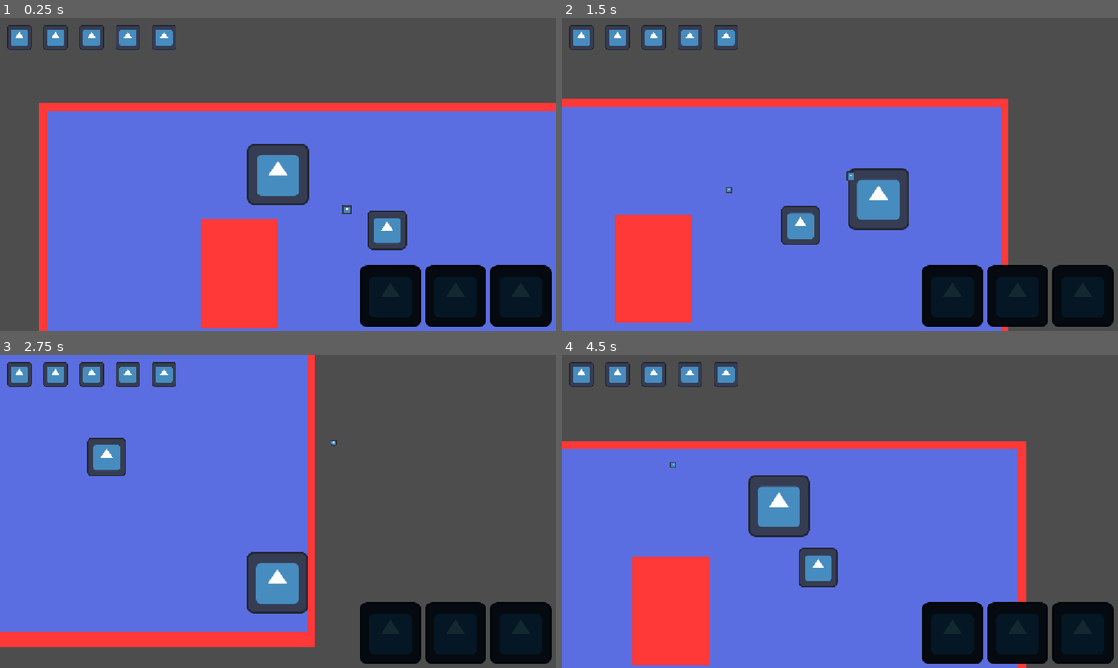
Above: before the commit, frames 1-4 (two rows, left to right).
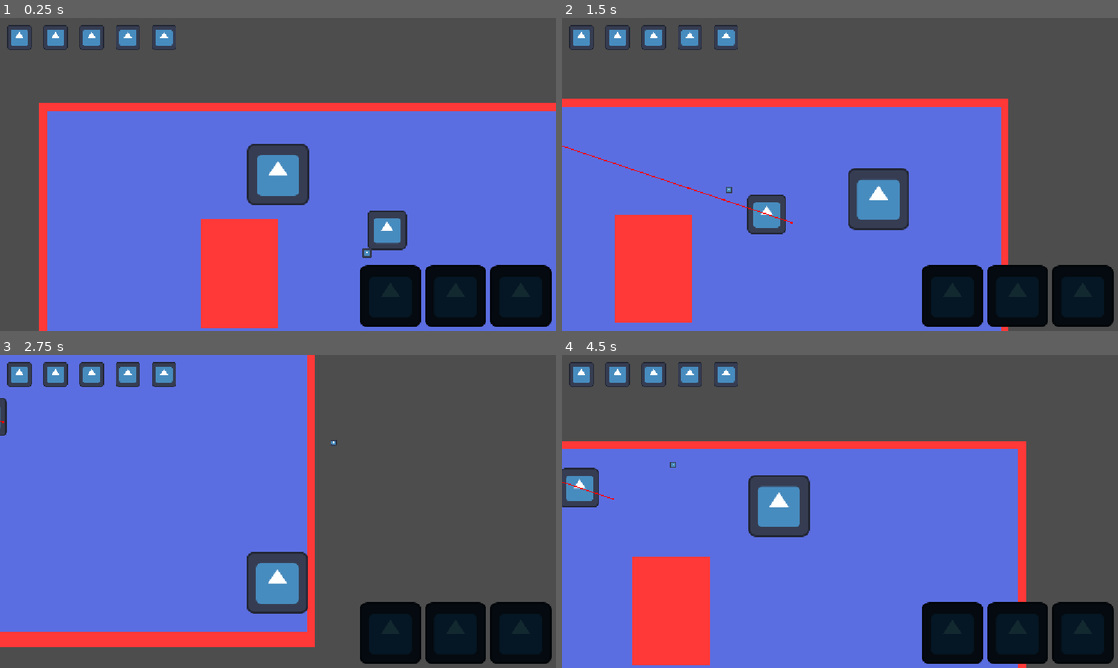
Above: after the commit, the same moments.

Repository: icarus-child/ASJ2026
Game: Godot game, scene res://main.tscn
Same seed, same stepped clock (60 frames per second), same inputs: the game is played once before the commit and once after it. The engine's default icon, where the game draws it, is replaced by a stand-in: a white triangle on a blue panel in a dark square.
Inputs (mouse positions are in pixels of both pictures, inside the frame that each line leads up to):
- Up to frame 1 (0.25 s): no input
- Up to frame 2 (1.5 s): move the mouse to (962, 158) at 0.52 s; hold D (move_right) 0.53-1.28 s; hold Space (parry) 0.53-1.28 s; move the mouse to (728, 190) at 1.27 s; hold S (move_down) from 1.28 s (still down); click (728, 190) at 1.35 s
- Up to frame 3 (2.75 s): move the mouse to (333, 442) at 2.02 s; release S (move_down) at 2.03 s; hold D (move_right) from 2.03 s (still down); tap Middle mouse button (spell_2) at 2.1 s
- Up to frame 4 (4.5 s): move the mouse to (812, 574) at 2.77 s; release D (move_right) at 2.78 s; hold W (move_up) 2.78-3.53 s; right-click (812, 574) at 2.85 s; move the mouse to (1006, 558) at 3.52 s; hold Space (parry) 3.53-4.28 s; hold A (move_left) from 3.53 s (still down); move the mouse to (673, 464) at 4.27 s; click (673, 464) at 4.35 s

The runs differ from the first frame. In frame 1, 0.1% of the frame differs, in the area x 61-67%, y 59-77%; in frame 2, 1.8%, in the area x 0-53%, y 40-73%; in frame 3, 1.0%; in frame 4, 1.7%.
Error after the commit: Assertion failed: unexpected collision with TestEnemy (res://enemies/test_projectile.gd:14)

Commit message:
setup godot pathfinding

Diff:
--- a/enemies/test_enemy.gd
+++ b/enemies/test_enemy.gd
@@ -1,4 +1,4 @@
-extends Node2D
+extends CharacterBody2D
 
 # Notes for self
 # When attack off cooldown, calculate optimal attack based on current location
@@ -14,6 +14,8 @@
 
 @export var min_attack_cooldown: float
 @export var max_attack_cooldown: float
+@export var max_speed: float
+@export var acceleration: float
 
 var can_attack: bool = true
 
@@ -22,6 +24,7 @@
 	attacks.map(func(attack: Spell) -> float: return attack.range()).max()
 )
 @onready var player: CharacterBody2D = get_parent().get_node("Player")
+@onready var navigation_agent: NavigationAgent2D = $NavigationAgent2D
 
 
 func _ready() -> void:
@@ -29,10 +32,13 @@
 	attacks.sort_custom(
 		func(a1: Spell, a2: Spell) -> bool: return a1.range() < a2.range()
 	)
+	# TODO: artificially stagger the timers so every enemy doesn't update at the same time
+	($NavigationTargetCooldown as Timer).timeout.connect(_update_navigation_target)
 
 
-func _physics_process(_delta: float) -> void:
-	var distance_to_player := _get_distance_to_player()
+# TODO: enemy attacks should have a startup and recovery time where they don't move
+func _physics_process(delta: float) -> void:
+	var distance_to_player := position.distance_to(player.position)
 	if can_attack and distance_to_player <= max_attack_range:
 		_calculate_optimal_attack(distance_to_player).fire_attack(self , position.direction_to(player.position))
 		var timer := Timer.new()
@@ -42,6 +48,8 @@
 		timer.timeout.connect(func() -> void: can_attack = true)
 		can_attack = false
 		add_child(timer)
+	else:
+		_movement(delta)
 
 
 # calculate shortest range attack that is within the attack range
@@ -51,5 +59,14 @@
 	)]
 
 
-func _get_distance_to_player() -> float:
-	return position.distance_to(player.position)
+func _movement(delta: float) -> void:
+	var direction := position.direction_to(navigation_agent.get_next_path_position())
+	var target_vel: Vector2 = direction * max_speed
+	velocity += (target_vel - velocity).limit_length(acceleration * delta)
+	move_and_slide()
+	velocity = get_real_velocity()
+
+
+func _update_navigation_target() -> void:
+	var target := Vector2.ZERO
+	navigation_agent.target_position = target
--- a/enemies/test_enemy.tscn
+++ b/enemies/test_enemy.tscn
@@ -6,13 +6,15 @@
 [sub_resource type="CircleShape2D" id="CircleShape2D_2bghh"]
 radius = 61.204575
 
-[node name="TestEnemy" type="RigidBody2D" unique_id=497693275]
+[node name="TestEnemy" type="CharacterBody2D" unique_id=1794130473]
 collision_layer = 48
 collision_mask = 272
 lock_rotation = true
 script = ExtResource("1_pegq0")
 min_attack_cooldown = 2.0
 max_attack_cooldown = 4.0
+max_speed = 150.0
+acceleration = 150.0
 
 [node name="Sprite2D" type="Sprite2D" parent="." unique_id=1694667638]
 scale = Vector2(0.6293247, 0.6293247)
@@ -21,3 +23,10 @@
 [node name="CollisionShape2D" type="CollisionShape2D" parent="." unique_id=1971040039]
 scale = Vector2(0.6293247, 0.6293247)
 shape = SubResource("CircleShape2D_2bghh")
+
+[node name="NavigationAgent2D" type="NavigationAgent2D" parent="." unique_id=1503169185]
+debug_enabled = true
+
+[node name="NavigationTargetCooldown" type="Timer" parent="." unique_id=1293739049]
+wait_time = 0.5
+autostart = true
--- a/main.tscn
+++ b/main.tscn
@@ -31,6 +31,12 @@
 physics_layer_0/collision_mask = 0
 sources/0 = SubResource("TileSetAtlasSource_lquwl")
 
+[sub_resource type="NavigationPolygon" id="NavigationPolygon_1bvp3"]
+vertices = PackedVector2Array(512.03906, 478.9375, 1112, 604, 35.046875, 604, 321, 480.0625, 37.953125, 34, 321, 223.9375, 1112, 34, 510.96094, 225.0625)
+polygons = Array[PackedInt32Array]([PackedInt32Array(0, 1, 2), PackedInt32Array(3, 0, 2), PackedInt32Array(3, 2, 4), PackedInt32Array(5, 3, 4), PackedInt32Array(5, 4, 6), PackedInt32Array(7, 5, 6), PackedInt32Array(7, 6, 1), PackedInt32Array(7, 1, 0)])
+outlines = Array[PackedVector2Array]([PackedVector2Array(28, 24, 25, 614, 1122, 614, 1122, 24)])
+sample_partition_type = 1
+
 [node name="Node2D" type="Node2D" unique_id=895117885]
 
 [node name="Player" parent="." unique_id=142514294 instance=ExtResource("1_0xm2m")]
@@ -48,6 +54,16 @@
 tile_map_data = PackedByteArray("AAAAAAAAAAAAAAAAAAABAAAAAAAAAAAAAAACAAAAAAAAAAAAAAADAAAAAAAAAAAAAAAEAAAAAAAAAAAAAAAFAA …(47152 unchanged characters)…
 tile_set = SubResource("TileSet_7mycd")
 
+[node name="NavigationRegion2D" type="NavigationRegion2D" parent="TileMapLayer" unique_id=1655661669]
+position = Vector2(1, 0)
+navigation_polygon = SubResource("NavigationPolygon_1bvp3")
+
+[node name="NavigationObstacle2D" type="NavigationObstacle2D" parent="TileMapLayer/NavigationRegion2D" unique_id=1595295969]
+position = Vector2(459.72534, 313.94608)
+vertices = PackedVector2Array(-128.72534, -79.946075, -128.72534, 156.05392, 42.27466, 155.05392, 41.27466, -78.946075)
+affect_navigation_mesh = true
+avoidance_enabled = false
+
 [node name="Ui" parent="." unique_id=1864841918 instance=ExtResource("5_lquwl")]
 
 [editable path="Player"]
